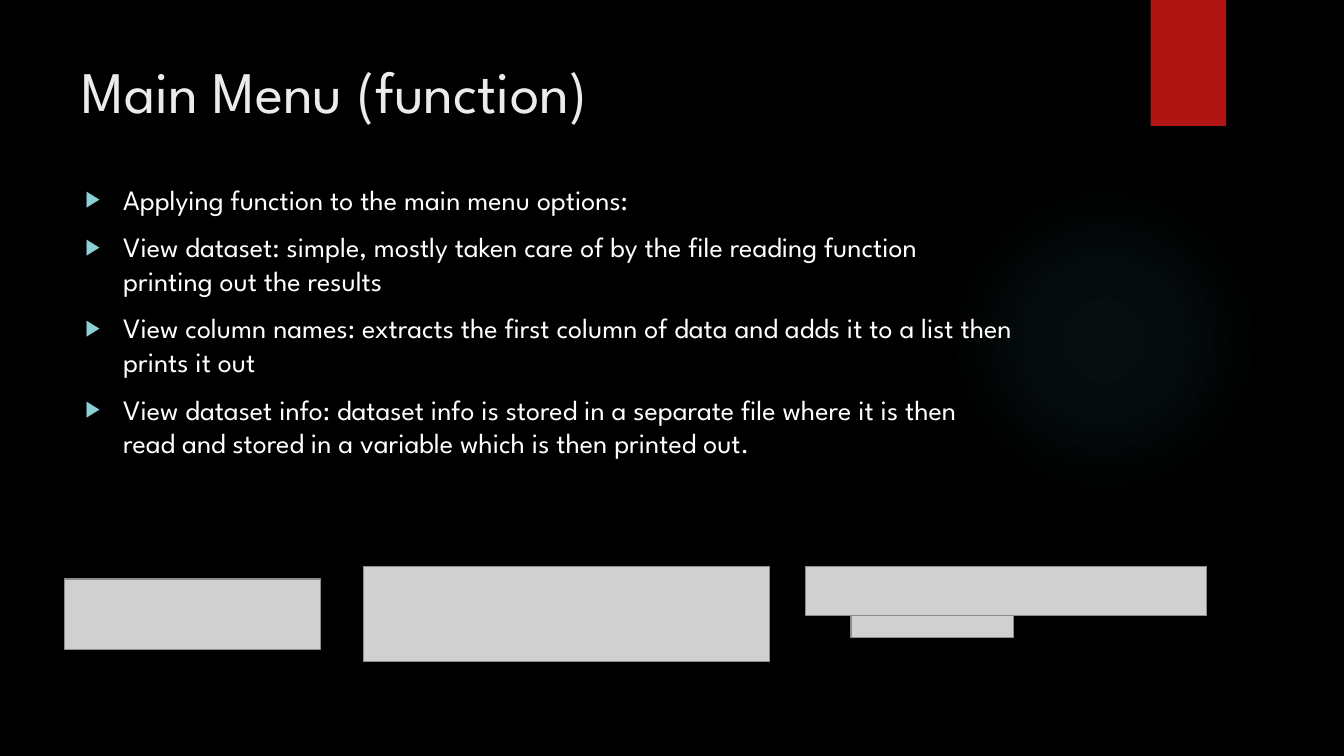
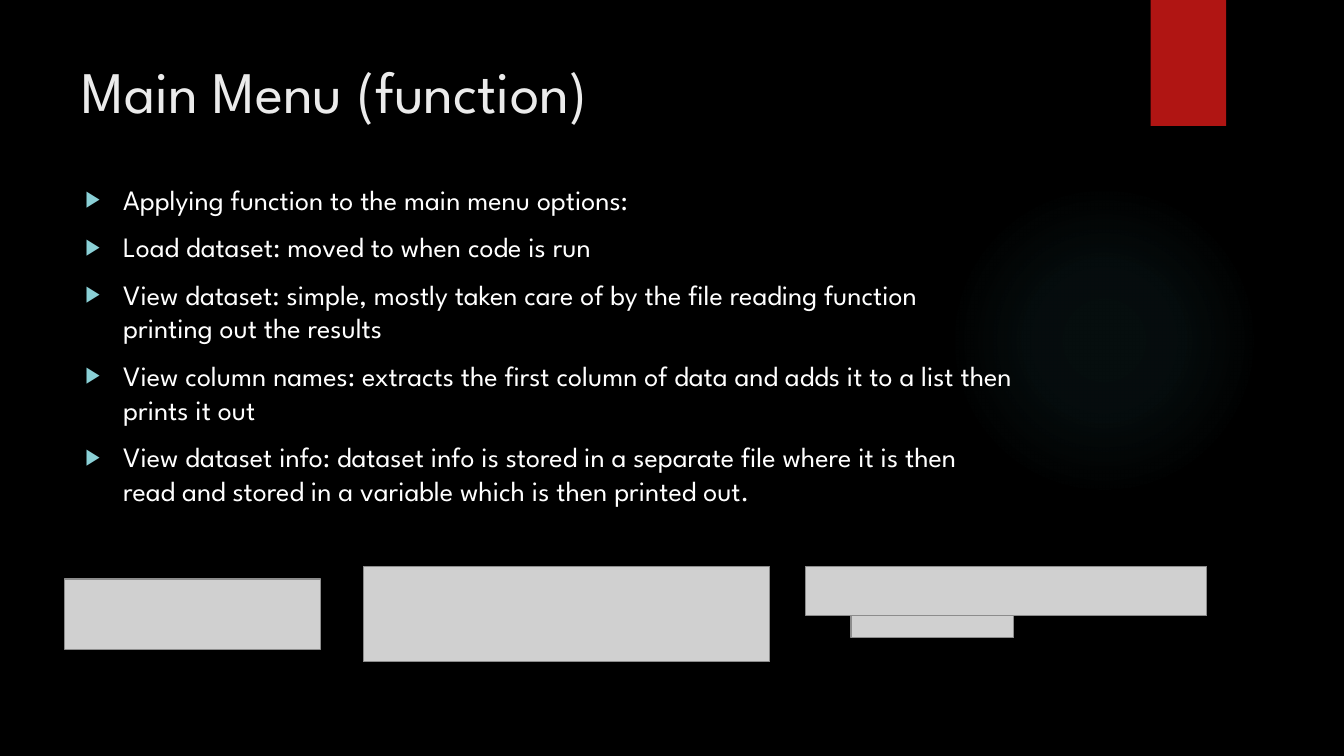
Before and after one commit to csmfduro/salaries, a slide deck: slide 7 of Computer Science Workshop Presentation.pptx. Drawn at 1344x756 pixels with LibreOffice and Linux fonts; fonts in the diff are those of the drawing; grey boxes stand for pictures; background and template pictures are left out. Boxes give left, top, right and bottom in pixels: in the first picture for what was removed or moved away, otherwise in the second. Text is boxed around its words. In the diff, an @@ line names an element or a change of style, - is before the commit and + after.

Commit message:
Worked on Presentation
Added to slides detailing menu structure, testing and evaluation

```diff
--- a/Computer Science Workshop Presentation.pptx
+++ b/Computer Science Workshop Presentation.pptx
@@ text at bbox=[123, 237, 591, 258]: paragraph added @@
+▶ Load dataset: moved to when code is run
```
Also in this commit, not shown: 2 other slides changed, 4 slides added, 2 slides removed.
